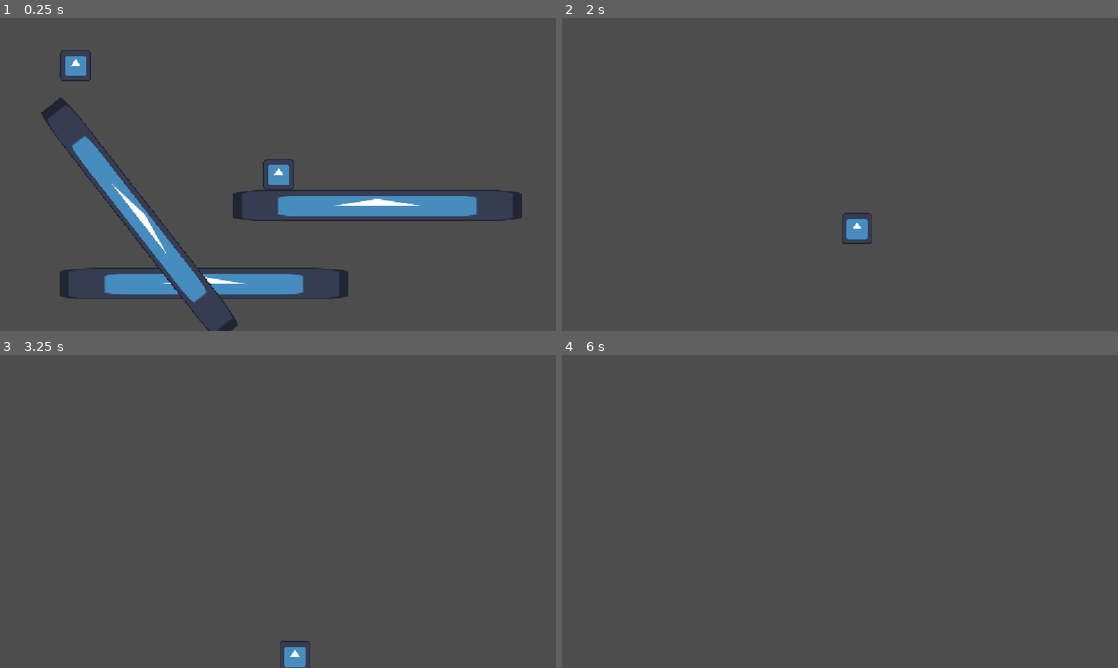
Above: before the commit, frames 1-4 (two rows, left to right).
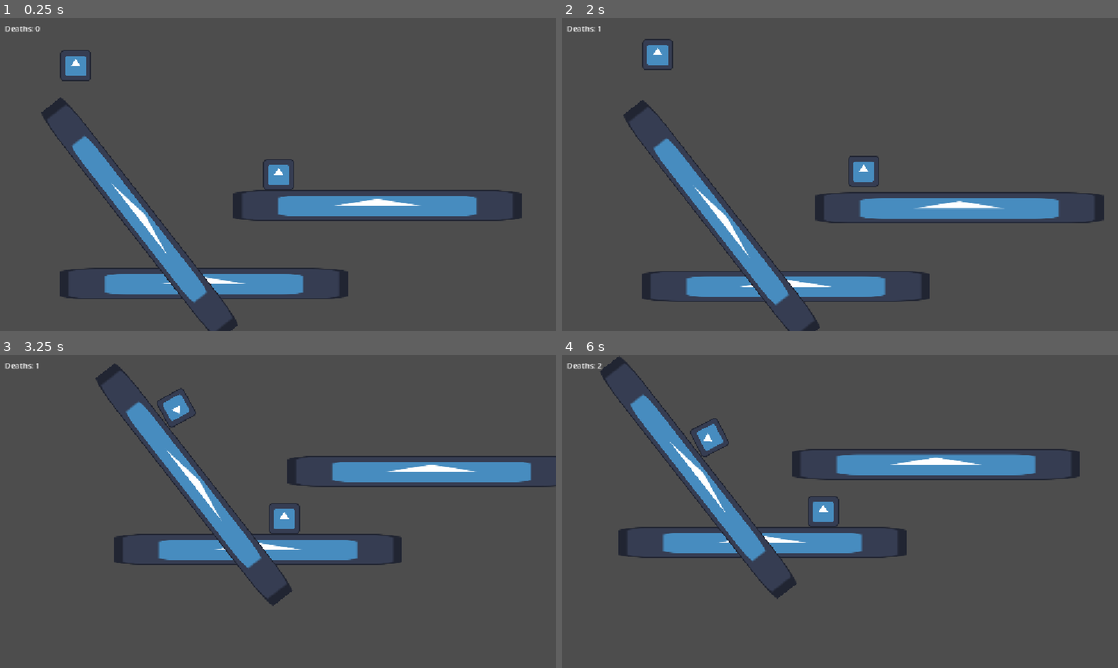
Above: after the commit, the same moments.

Repository: lmg-abe/runny-nose
Game: Godot game, scene res://main.tscn
Same seed, same stepped clock (60 frames per second), same inputs: the game is played once before the commit and once after it. The engine's default icon, where the game draws it, is replaced by a stand-in: a white triangle on a blue panel in a dark square.
Inputs:
- Up to frame 1 (0.25 s): no input
- Up to frame 2 (2 s): hold D (move_right) from 0.53 s (still down); tap Shift (dash) at 0.6, 1.35 s; tap Space (jump) at 0.77, 1.52 s
- Up to frame 3 (3.25 s): release D (move_right) at 2.03 s; hold A (move_left) 2.03-2.78 s; tap Shift (dash) at 2.1, 2.85 s; hold D (move_right) from 2.78 s (still down); tap Space (jump) at 3.02 s
- Up to frame 4 (6 s): tap Shift (dash) every 0.75 s from 3.6 to 5.85 s; tap Space (jump) at 3.77, 4.52 s; release D (move_right) at 4.28 s; hold A (move_left) 4.28-5.03 s; hold D (move_right) 5.03-5.78 s; hold A (move_left) from 5.78 s (still down)

The runs differ from the first frame. In frame 1, less than 0.1% of the frame differs, in the area x 0-8%, y 2-5%; in frame 2, 9.5%, in the area x 0-98%, y 2-100%; in frame 3, 9.4%; in frame 4, 9.4%.

Commit message:
lives & stuff

Diff:
--- /dev/null
+++ b/death_counter.gd
@@ -0,0 +1,6 @@
+extends Label
+
+
+# Called when the node enters the scene tree for the first time.
+func _ready() -> void:
+	text = "Deaths: " + str(Global.deaths)
--- /dev/null
+++ b/death_plane.gd
@@ -0,0 +1,6 @@
+extends Area2D
+
+
+func _on_body_entered(body: Node2D) -> void:
+	Global.deaths += 1
+	get_tree().reload_current_scene.call_deferred()
--- /dev/null
+++ b/global.gd
@@ -0,0 +1,3 @@
+extends Node
+
+var deaths : int = 0
--- a/main.tscn
+++ b/main.tscn
@@ -5,9 +5,14 @@
 [ext_resource type="Script" uid="uid://bwdlr4xoffopo" path="res://player_movement.gd" id="3_lquwl"]
 [ext_resource type="Script" uid="uid://5it2uxyvfgis" path="res://cameraFollow.gd" id="4_1bvp3"]
 [ext_resource type="Texture2D" uid="uid://b32c5euv7m8ns" path="res://icon.svg" id="5_lquwl"]
+[ext_resource type="Script" uid="uid://dl2ulel2qbav1" path="res://death_plane.gd" id="6_7mycd"]
+[ext_resource type="Script" uid="uid://cpqs4s4ixphnm" path="res://death_counter.gd" id="7_272bh"]
 
 [sub_resource type="RectangleShape2D" id="RectangleShape2D_frgu1"]
 size = Vector2(128, 128)
+
+[sub_resource type="RectangleShape2D" id="RectangleShape2D_lquwl"]
+size = Vector2(200000, 1024)
 
 [node name="main" type="Node2D" unique_id=118560218]
 
@@ -45,3 +50,40 @@
 
 [node name="CollisionShape2D" type="CollisionShape2D" parent="RigidBody2D" unique_id=722882572]
 shape = SubResource("RectangleShape2D_frgu1")
+
+[node name="DeathPlane" type="Area2D" parent="." unique_id=980809601]
+position = Vector2(122, 1749)
+script = ExtResource("6_7mycd")
+
+[node name="CollisionShape2D" type="CollisionShape2D" parent="DeathPlane" unique_id=798388404]
+shape = SubResource("RectangleShape2D_lquwl")
+
+[node name="CanvasLayer" type="CanvasLayer" parent="." unique_id=1844292688]
+
+[node name="Control" type="Control" parent="CanvasLayer" unique_id=1303964357]
+layout_mode = 3
+anchors_preset = 15
+anchor_right = 1.0
+anchor_bottom = 1.0
+grow_horizontal = 2
+grow_vertical = 2
+
+[node name="MarginContainer" type="MarginContainer" parent="CanvasLayer/Control" unique_id=1427293435]
+layout_mode = 1
+anchors_preset = 15
+anchor_right = 1.0
+anchor_bottom = 1.0
+grow_horizontal = 2
+grow_vertical = 2
+theme_override_constants/margin_left = 10
+theme_override_constants/margin_top = 10
+theme_override_constants/margin_right = 10
+theme_override_constants/margin_bottom = 10
+
+[node name="DeathCounter" type="Label" parent="CanvasLayer/Control/MarginContainer" unique_id=814732263]
+layout_mode = 2
+size_flags_vertical = 0
+text = "test"
+script = ExtResource("7_272bh")
+
+[connection signal="body_entered" from="DeathPlane" to="DeathPlane" method="_on_body_entered"]
--- a/project.godot
+++ b/project.godot
@@ -14,6 +14,10 @@
 run/main_scene="uid://ddcerhvh5os1u"
 config/features=PackedStringArray("4.7", "Forward Plus")
 config/icon="res://icon.svg"
+
+[autoload]
+
+Global="*uid://bac18wfnlsr3x"
 
 [display]
 
Not shown, added: death_counter.gd.uid
Not shown, added: death_plane.gd.uid
Not shown, added: global.gd.uid
